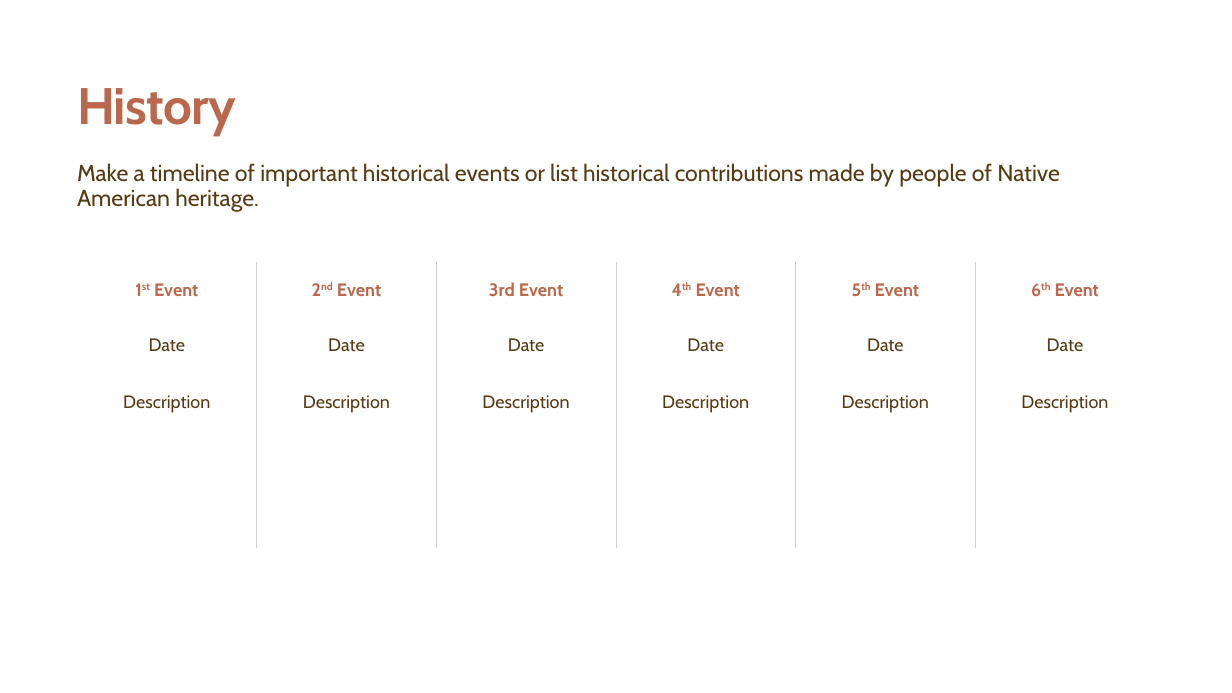
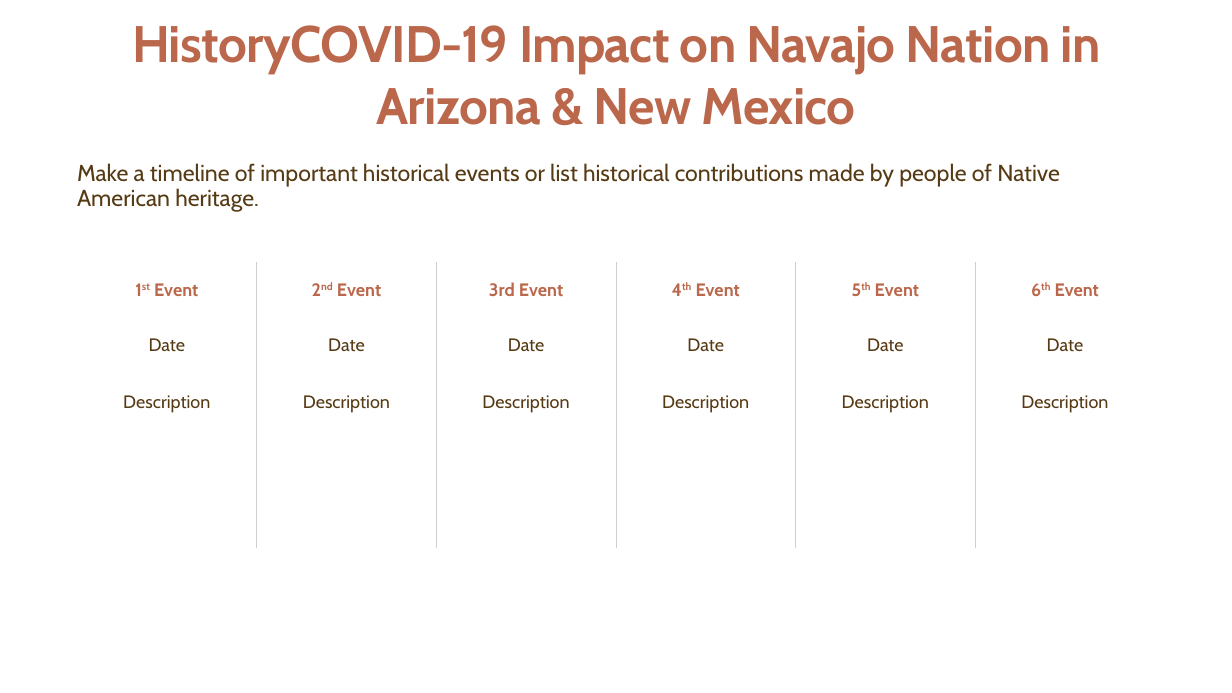
Before and after one commit to CCostenbader/Covid-19-effects-on-the-Navajo-Nation-Indian-Tribe, a slide deck: slide 7 of FinalPP.pptx (slide 4 before the commit). Drawn at 1232x693 pixels with LibreOffice and Linux fonts; fonts in the diff are those of the drawing; background and template pictures are left out. Boxes give left, top, right and bottom in pixels: in the first picture for what was removed or moved away, otherwise in the second. Text is boxed around its words. In the diff, an @@ line names an element or a change of style, - is before the commit and + after.

```diff
--- a/FinalPP.pptx
+++ b/FinalPP.pptx
@@ title at [132, 25, 1101, 125]: text changed @@
-History
+HistoryCOVID-19 Impact on Navajo Nation in Arizona & New Mexico
```
Also in this commit, not shown: 4 other slides changed, 41 slides added, 6 slides removed, 1 other file.
